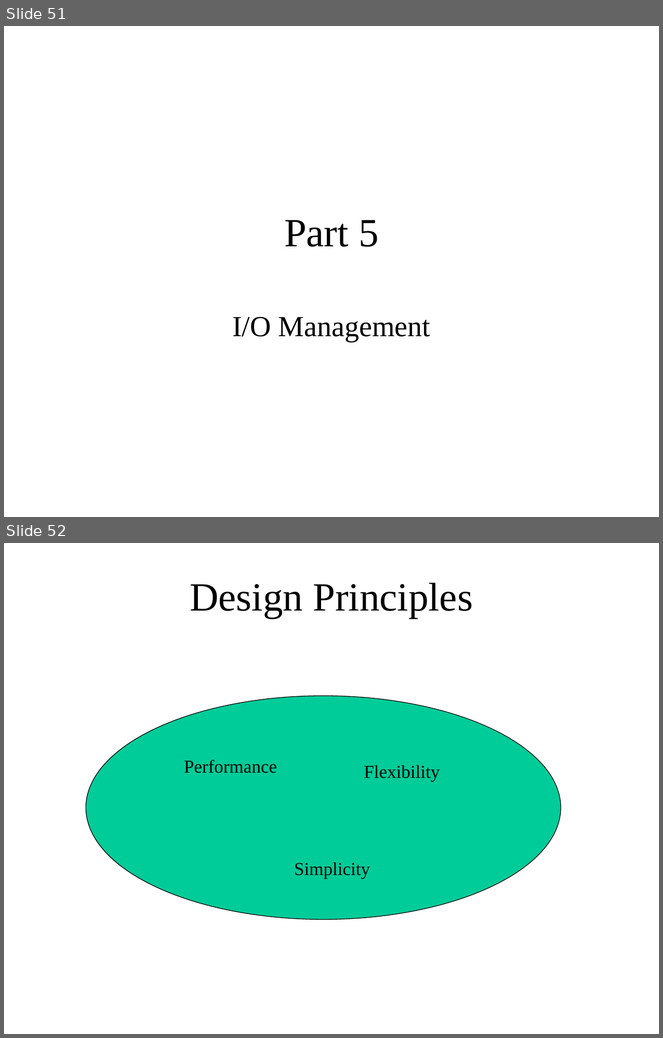
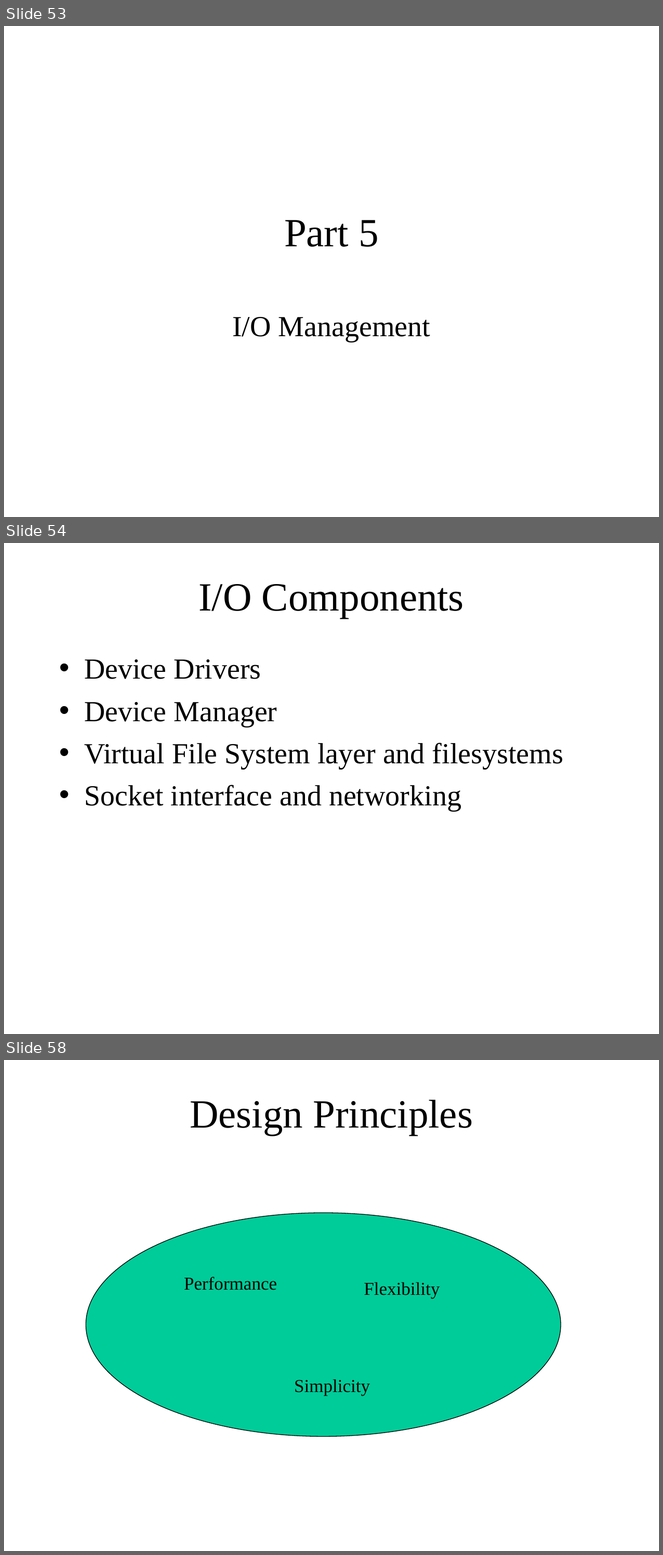
Before and after one commit to ringgaard/sanos, a slide deck: doc/sanostech.ppt. Shown one above the other, each under a label of ours: slides 51 and 52 before the commit, slides 53, 54 and 58 after it; the slides between them are not shown. The pictures are 663x1038 and 663x1555 pixels, drawn with LibreOffice and Linux fonts; fonts in the diff are those of the drawing. Boxes give left, top, right and bottom in pixels: in the first picture for what was removed or moved away, otherwise in the second. Text is boxed around its words. In the diff, an @@ line names an element or a change of style, - is before the commit and + after.

```diff
--- a/doc/sanostech.ppt
+++ b/doc/sanostech.ppt
@@ slide 54 added at <box>4,543,659,1034</box>, background #FFFFFF @@
@@ title added at <box>198,584,464,618</box>, 44 pt, text #000000 @@
+I/O Components
@@ text added at <box>84,659,564,811</box>, 32 pt, text #000000 @@
+• Device Drivers
+• Device Manager
+• Virtual File System layer and filesystems
+• Socket interface and networking
@@ what was slide 51 is now slide 53 @@
@@ what was slide 52 is now slide 58 @@
```
Also in this commit, not shown: 10 slides changed, 5 other slides added, 1 other file.
